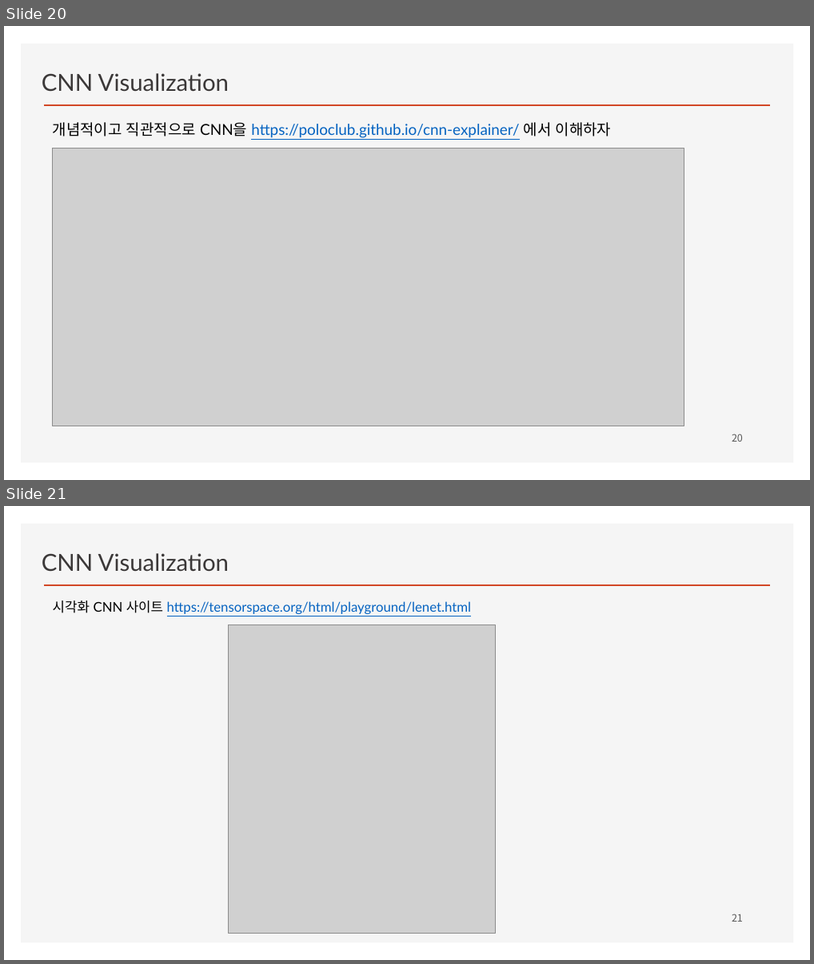
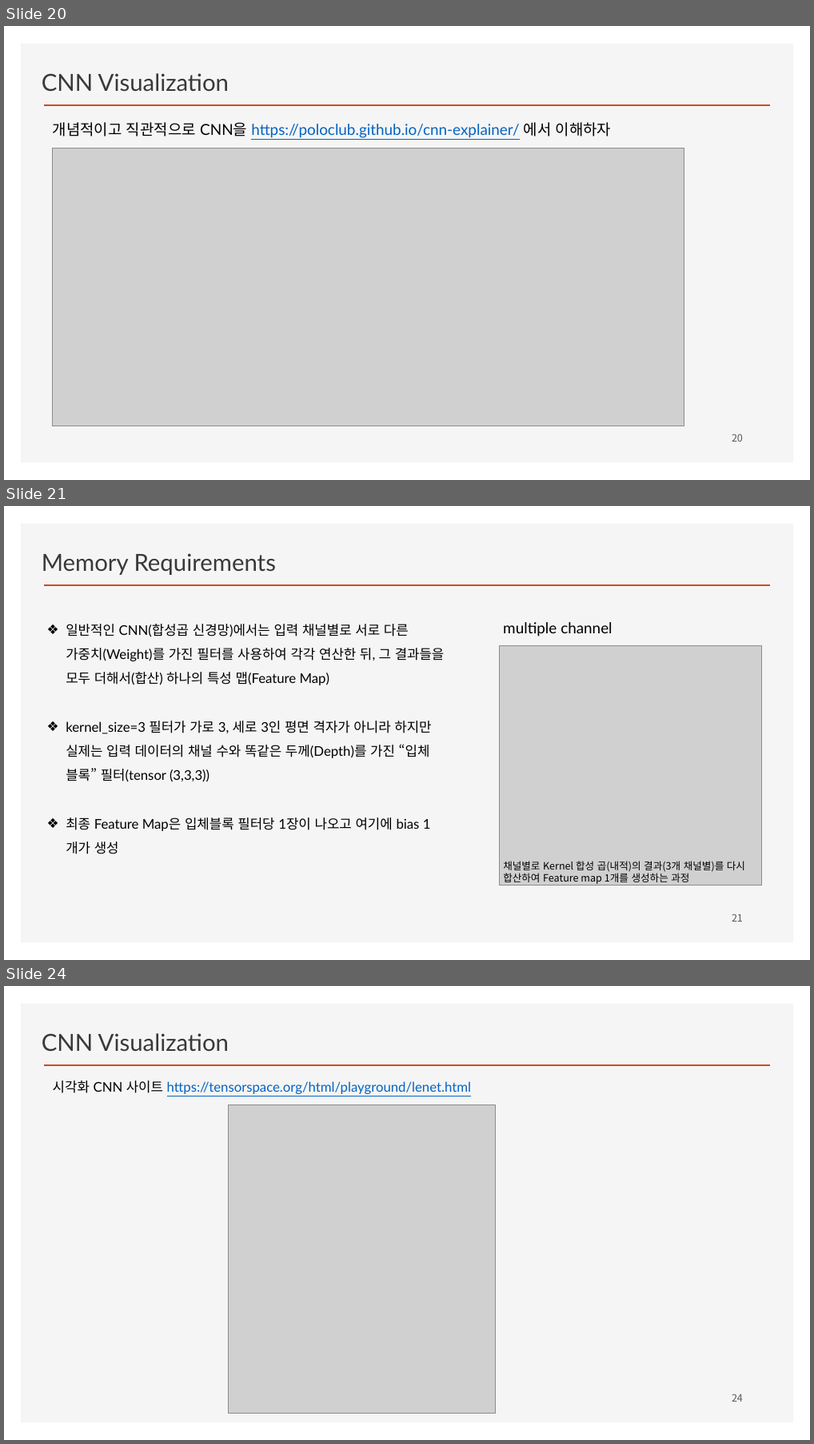
Before and after one commit to ancestor9/2026_Fall_Deep-Learning-with-Python, a slide deck: CNN/CNN.pptx. Shown one above the other, each under a label of ours: slides 20 and 21 before the commit, slides 20, 21 and 24 after it; the slides between them are not shown. The pictures are 814x964 and 814x1444 pixels, drawn with LibreOffice and Linux fonts; fonts in the diff are those of the drawing; grey boxes stand for pictures; background and template pictures are left out. Boxes give left, top, right and bottom in pixels: in the first picture for what was removed or moved away, otherwise in the second. Text is boxed around its words. In the diff, an @@ line names an element or a change of style, - is before the commit and + after.

```diff
--- a/CNN/CNN.pptx
+++ b/CNN/CNN.pptx
@@ slide 21 added at box(4, 506, 810, 960), background #FFFFFF; not listed: 2 template elements that a slide beside it also shows @@
@@ text added at box(42, 553, 276, 575), 28 pt, text #3B3838 @@
+Memory Requirements
@@ text added at box(66, 624, 445, 854), 16 pt, text #000000 @@
+❖ 일반적인 CNN(합성곱 신경망)에서는 입력 채널별로 서로 다른 가중치(Weight)를 가진 필터를 사용하여 각각 연산한 뒤, 그 결과들을 모두 더해서(합산) 하나의 특성 맵(Feature Map)
+❖ kernel_size=3 필터가 가로 3, 세로 3인 평면 격자가 아니라 하지만 실제는 입력 데이터의 채널 수와 똑같은 두께(Depth)를 가진 “입체 블록” 필터(tensor (3,3,3))
+❖ 최종 Feature Map은 입체블록 필터당 1장이 나오고 여기에 bias 1개가 생성
@@ text added at box(503, 622, 612, 636), 18 pt, text #000000 @@
+multiple channel
@@ picture added at box(499, 645, 762, 884) @@
@@ text added at box(503, 860, 746, 884), 12 pt, text #000000 @@
+채널별로 Kernel 합성 곱(내적)의 결과(3개 채널별)를 다시 합산하여 Feature map 1개를 생성하는 과정
@@ page number added at box(732, 913, 743, 921), 12 pt, text #595959 @@
+21
@@ what was slide 21 is now slide 24 @@
@@ page number at box(732, 1393, 743, 1401): text changed @@
-21
+24
```
Also in this commit, not shown: 1 slide changed, 2 other slides added.
